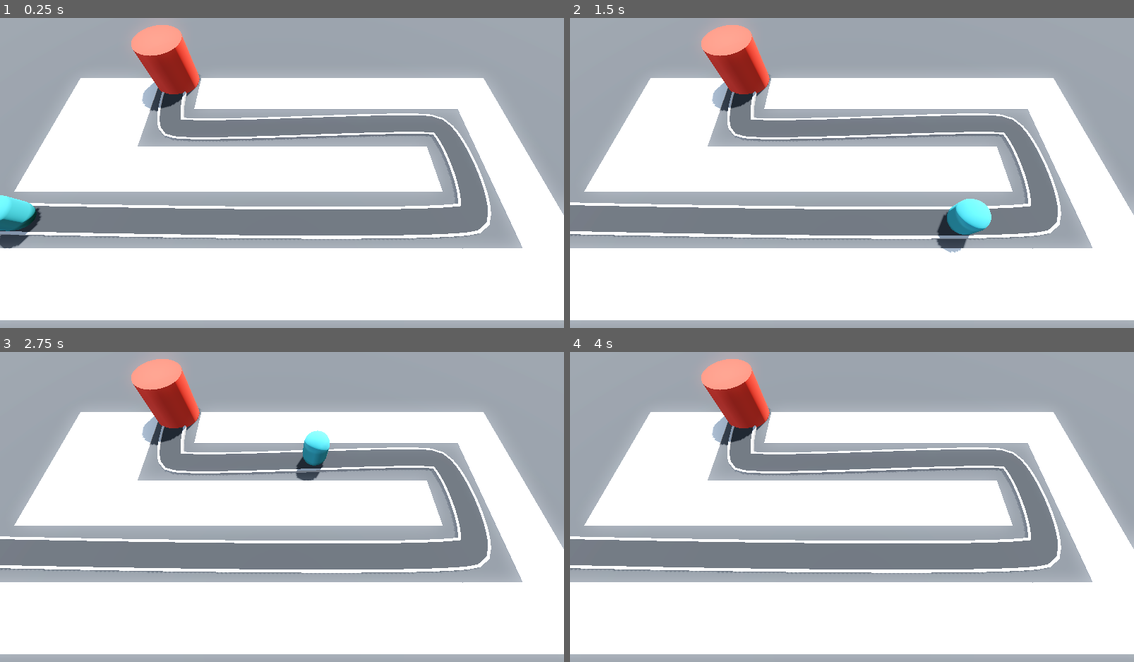
Above: before the commit, frames 1-4 (two rows, left to right).
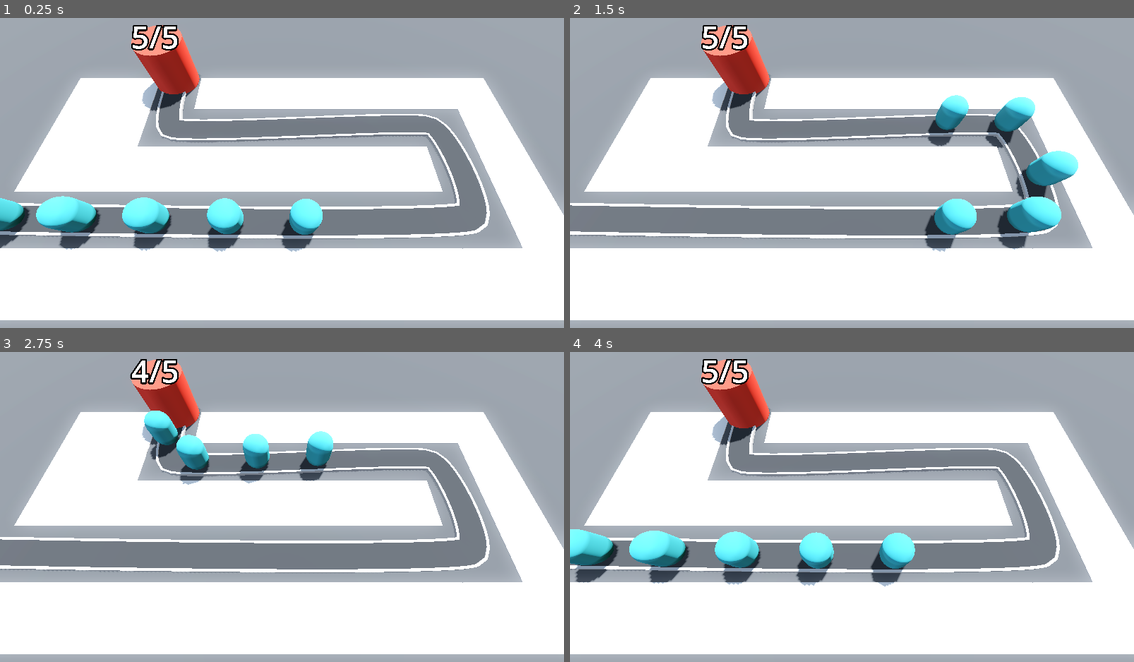
Above: after the commit, the same moments.

Repository: cpurdy-cs/Barbarian-Blaster-Class
Game: Godot game, scene res://base_level.tscn
Two runs of this game, one before a commit and one after it. Both use one fixed random seed, a clock stepped at 60 frames per second and the inputs below.
Inputs:
- Up to frame 1 (0.25 s): no input
- Up to frame 2 (1.5 s): no input
- Up to frame 3 (2.75 s): no input
- Up to frame 4 (4 s): no input

The runs differ from the first frame. In frame 1, 6.6% of the frame differs, in the area x 0-88%, y 2-76%; in frame 2, 6.5%; in frame 3, 4.0%; in frame 4, 7.0%.

Commit message:
add health label

Diff:
--- a/Base/base.gd
+++ b/Base/base.gd
@@ -1,5 +1,19 @@
 extends Node3D
 class_name Base
 
+@export var max_health := 5
+
+var health : int :
+	set(new_health):
+		health = new_health
+		label_3d.text = str(health) + "/" + str(max_health)
+		if health == 0:
+			get_tree().reload_current_scene()
+@onready var label_3d: Label3D = $Label3D
+
+func _ready() -> void:
+	health = max_health
+
 func take_damage() -> void:
 	print("damage taken by base")
+	health -= 1
--- a/Base/base.tscn
+++ b/Base/base.tscn
@@ -14,3 +14,11 @@
 height = 4.0
 sides = 32
 material = SubResource("StandardMaterial3D_3o4py")
+
+[node name="Label3D" type="Label3D" parent="."]
+transform = Transform3D(1, 0, 0, 0, 1, 0, 0, 0, 1, 0, 4.235345, 0)
+billboard = 1
+no_depth_test = true
+text = "5"
+font_size = 500
+outline_size = 100
--- a/base_level.tscn
+++ b/base_level.tscn
@@ -22,7 +22,7 @@
 
 [sub_resource type="Curve3D" id="Curve3D_bo3yr"]
 _data = {
-"points": PackedVector3Array(0, 0, 0, 0, 0, 0, -22.712158, 0, 5.955886, -1.1968765, 0, 0.85491276, 1.1968765, 0, -0.85491276, 13.251135, 0, 5.955886, 1.0828896, 0, 0.7409227, -1.0828896, 0, -0.7409227, 13.350506, 0, -2.0232909, 0.9688988, 0, 0.8549117, -0.9688988, 0, -0.8549117, -9.375534, 0, -1.9093028, 0, 0, 0, 0, 0, 0, -10.17345, 0, -7.665709),
+"points": PackedVector3Array(0, 0, 0, 0, 0, 0, -23.528536, 0, 5.963485, -1.1968765, 0, 0.85491276, 1.1968765, 0, -0.85491276, 13.251135, -0.059005737, 5.9068613, 1.0828896, 0, 0.7409227, -1.0828896, 0, -0.7409227, 12.86742, 0, -2.00009, 0.9688988, 0, 0.8549117, -0.9688988, 0, -0.8549117, -9.479042, 0, -1.7869273, 0, 0, 0, 0, 0, 0, -10.17345, 0, -7.665709),
 "tilts": PackedFloat32Array(0, 0, 0, 0, 0)
 }
 point_count = 5
@@ -108,7 +108,27 @@
 material = SubResource("StandardMaterial3D_eesb3")
 
 [node name="Enemy" parent="Path3D" instance=ExtResource("2_5vx1e")]
-transform = Transform3D(-0.024582524, 0, -0.99969083, 0, 1, 0, 0.99969083, 0, -0.024582524, -22.712158, 0, 5.955886)
+transform = Transform3D(-0.022428697, 0.0016574268, -0.99973065, -1.16413455e-10, 0.99999714, 0.0016578193, 0.99973226, 3.7184e-05, -0.022428662, -23.528536, 0, 5.963485)
+speed = 20.0
+
+[node name="Enemy2" parent="Path3D" instance=ExtResource("2_5vx1e")]
+transform = Transform3D(-0.018638236, 0.0016490336, -0.99980843, -6.2695044e-06, 0.99999714, 0.0016494122, 0.99981004, 3.7011596e-05, -0.018638195, -18.529716, -0.008263516, 6.064144)
+progress = 5.0
+speed = 20.0
+
+[node name="Enemy3" parent="Path3D" instance=ExtResource("2_5vx1e")]
+transform = Transform3D(-0.015866848, 0.0016428971, -0.9998562, -1.0832559e-05, 0.99999714, 0.001643251, 0.9998578, 3.6905374e-05, -0.015866803, -13.530392, -0.016495652, 6.1505027)
+progress = 10.0
+speed = 20.0
+
+[node name="Enemy4" parent="Path3D" instance=ExtResource("2_5vx1e")]
+transform = Transform3D(-0.012613183, 0.0016356925, -0.9999025, -1.616796e-05, 0.9999972, 0.0016360019, 0.99990404, 3.6802736e-05, -0.012613137, -8.530835, -0.024694737, 6.22201)
+progress = 15.0
+speed = 20.0
+
+[node name="Enemy5" parent="Path3D" instance=ExtResource("2_5vx1e")]
+transform = Transform3D(-0.008287638, 0.0016261147, -0.99994767, -2.3224067e-05, 0.9999972, 0.0016263383, 0.9999492, 3.6702517e-05, -0.008287586, -3.531115, -0.032852132, 6.274878)
+progress = 20.0
 speed = 20.0
 
 [node name="Base" parent="." instance=ExtResource("3_eesb3")]
